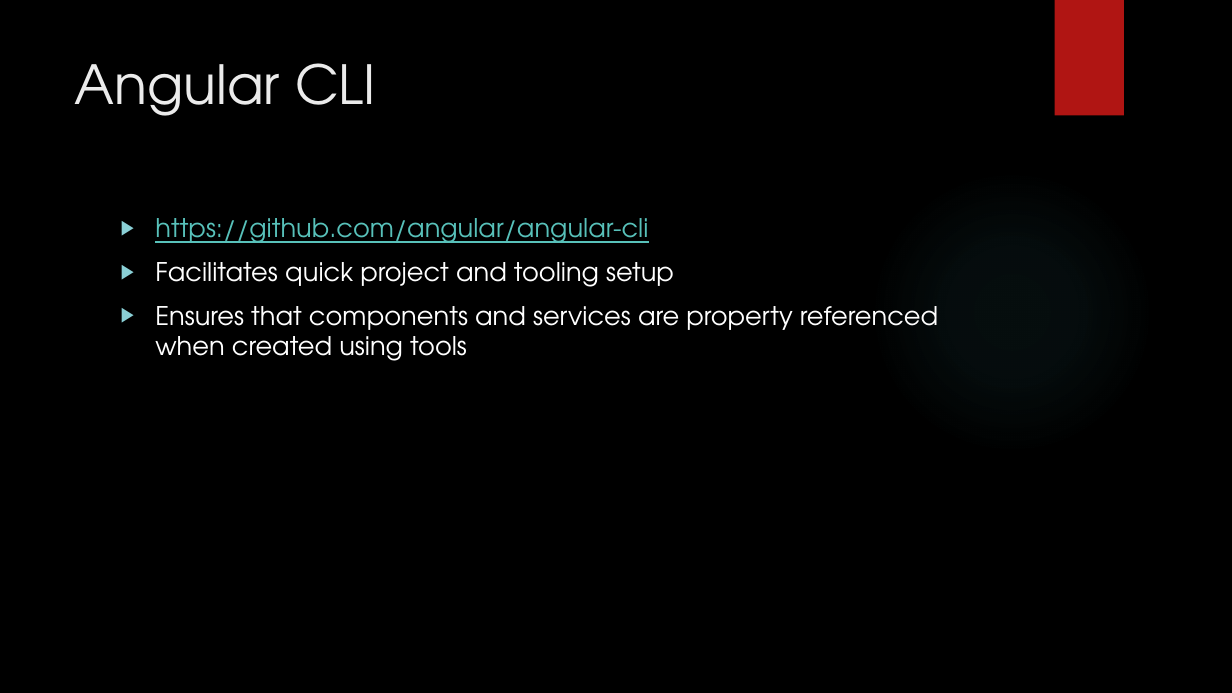
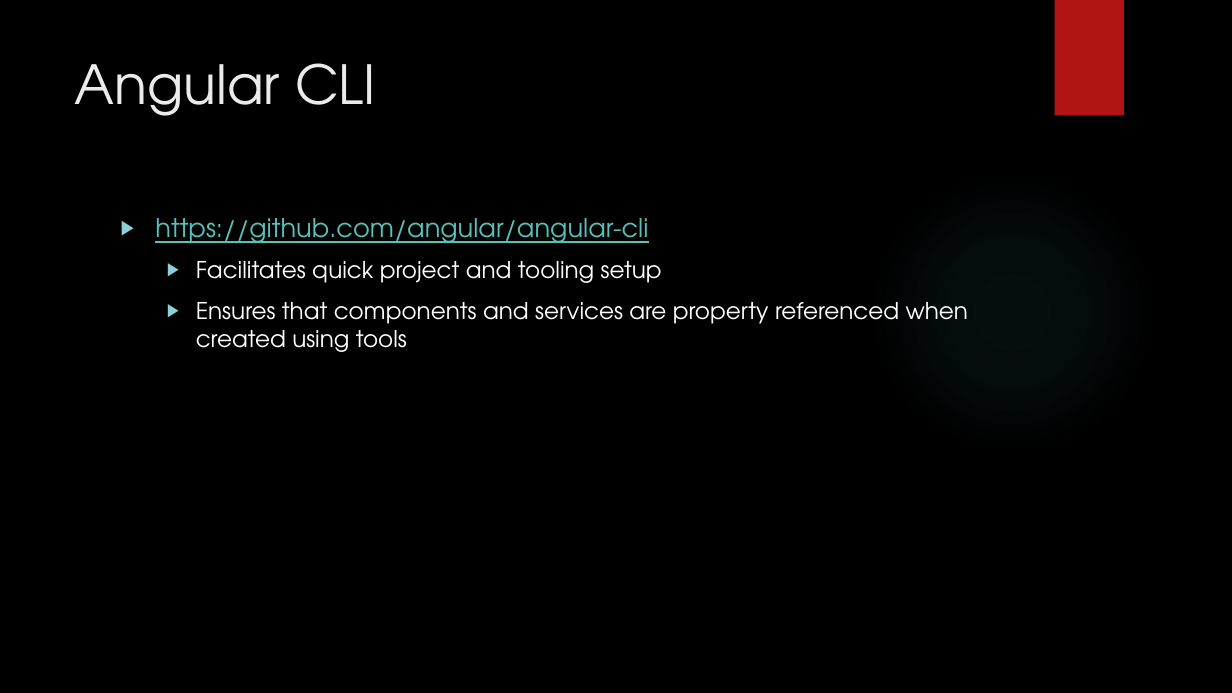
Before and after one commit to jerhemy/angular-presentations, a slide deck: slide 5 of Modules and Webpack.pptx (slide 4 before the commit). Drawn at 1232x693 pixels with LibreOffice and Linux fonts; fonts in the diff are those of the drawing; background and template pictures are left out. Boxes give left, top, right and bottom in pixels: in the first picture for what was removed or moved away, otherwise in the second. Text is boxed around its words. In the diff, an @@ line names an element or a change of style, - is before the commit and + after.

Commit message:
Updated presentation

```diff
--- a/Modules and Webpack.pptx
+++ b/Modules and Webpack.pptx
@@ text at bbox=[196, 261, 968, 352]: size 20 to 18 pt in "Facilitates quick project and tooling setup", "Ensures that components and services are property ..."; list level 1 to 2 in "Facilitates quick project and tooling ..."; list level 1 to 2 in "Ensures that components and services ..." @@
```
Also in this commit, not shown: 3 slides added.
